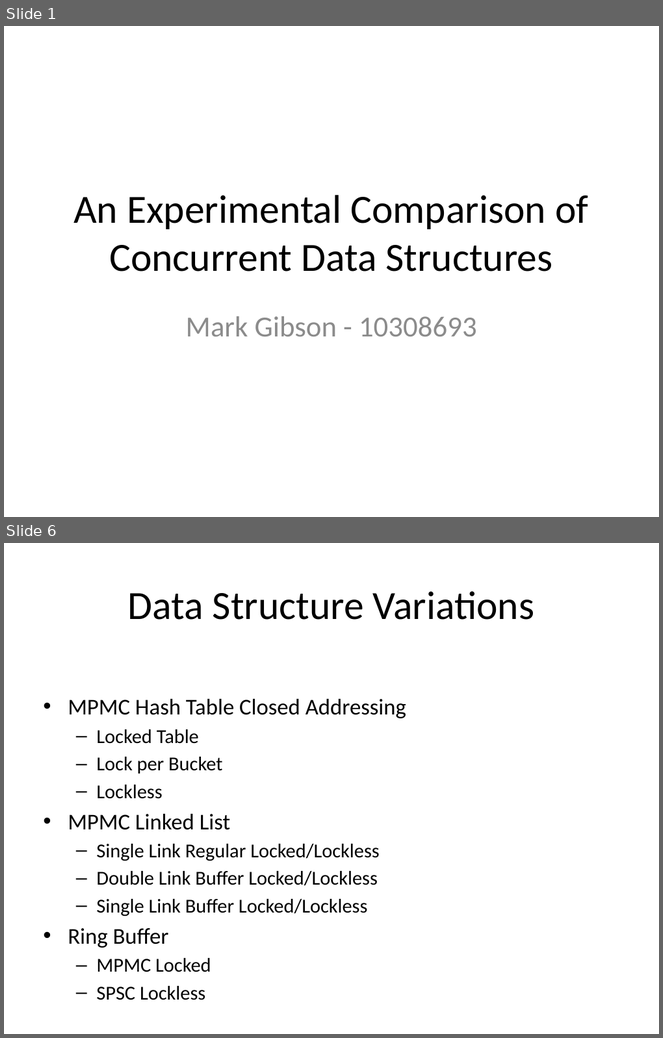
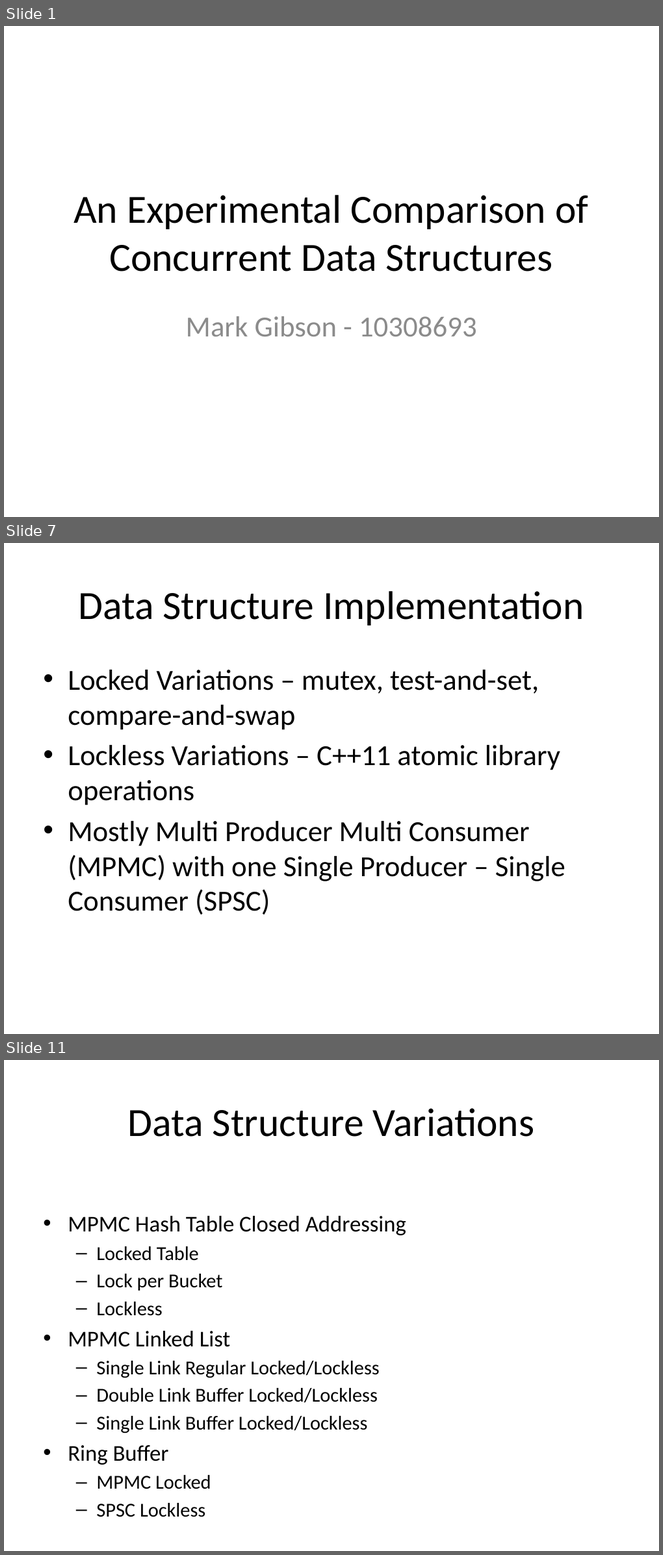
Before and after one commit to gibsonma/FYP, a slide deck: Report/FYP_Presentation.pptx. Shown one above the other, each under a label of ours: slides 1 and 6 before the commit, slides 1, 7 and 11 after it; the slides between them are not shown. The pictures are 663x1038 and 663x1555 pixels, drawn with LibreOffice and Linux fonts; fonts in the diff are those of the drawing. Boxes give left, top, right and bottom in pixels: in the first picture for what was removed or moved away, otherwise in the second. Text is boxed around its words. In the diff, an @@ line names an element or a change of style, - is before the commit and + after.

```diff
--- a/Report/FYP_Presentation.pptx
+++ b/Report/FYP_Presentation.pptx
@@ slide 7 added at [4, 543, 659, 1034], background #FFFFFF @@
@@ title added at [78, 591, 584, 626], 44 pt, text #000000 @@
+Data Structure Implementation
@@ text added at [68, 670, 566, 915], 32 pt, text #000000 @@
+• Locked Variations – mutex, test-and-set, compare-and-swap
+• Lockless Variations – C++11 atomic library operations
+• Mostly Multi Producer Multi Consumer (MPMC) with one Single Producer – Single Consumer (SPSC)
@@ what was slide 6 is now slide 11 @@
```
Also in this commit, not shown: 4 slides changed, 4 other slides added.
